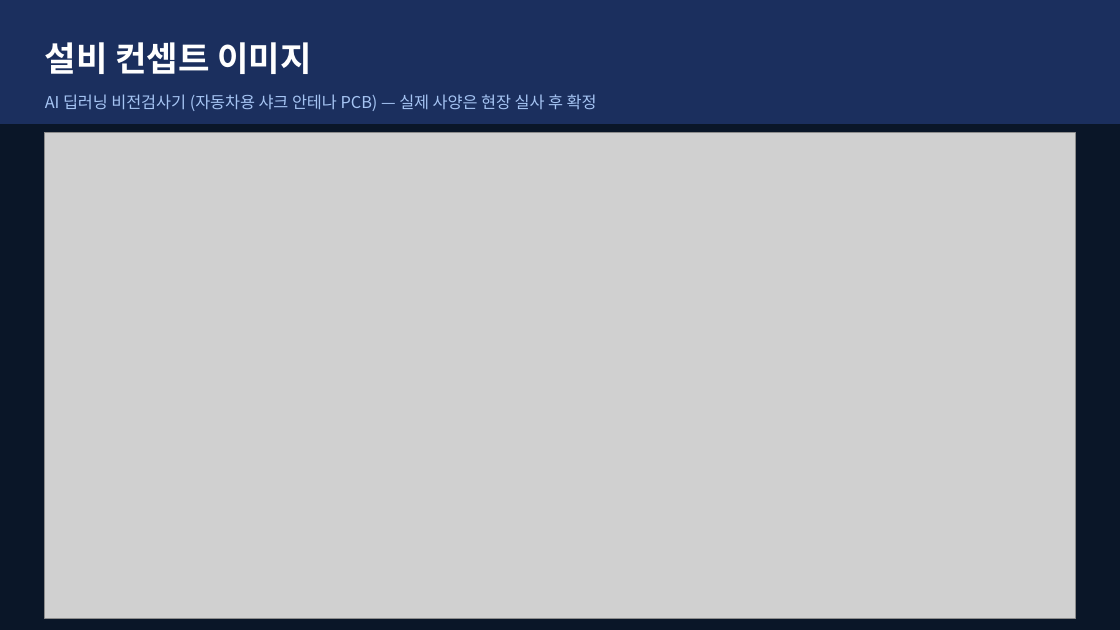
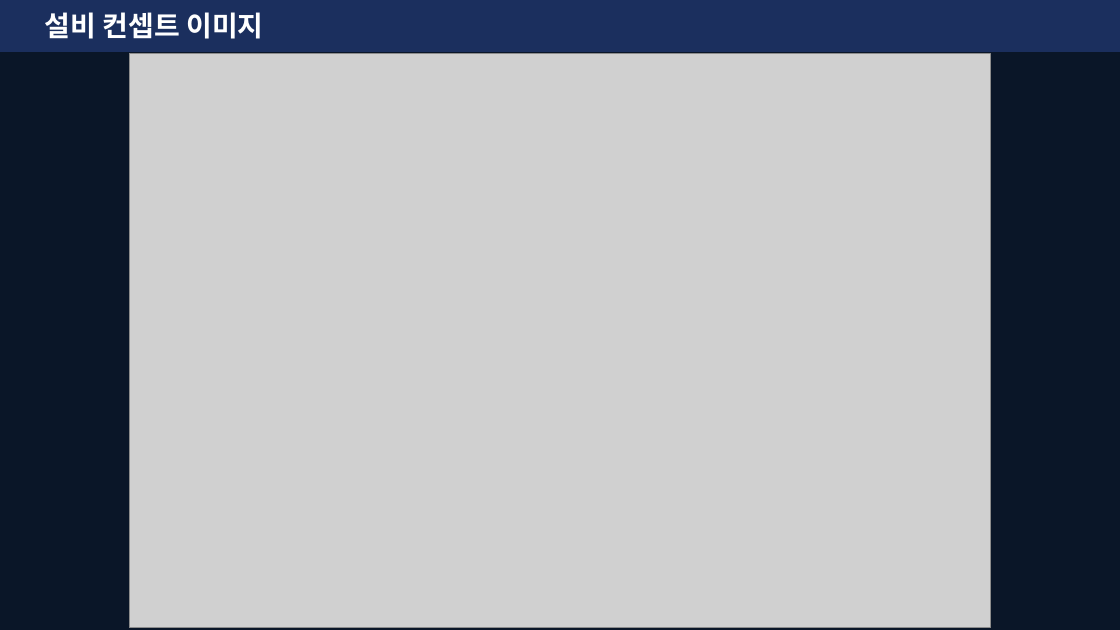
Before and after one commit to Insys-HQ/Insys-review, a slide deck: slide 6 of winnercomb.pptx. Drawn at 1120x630 pixels with LibreOffice and Linux fonts; fonts in the diff are those of the drawing; grey boxes stand for pictures. Boxes give left, top, right and bottom in pixels: in the first picture for what was removed or moved away, otherwise in the second. Text is boxed around its words. In the diff, an @@ line names an element or a change of style, - is before the commit and + after.

Commit message:
Update winnercomb.pptx - concept image ratio fix

```diff
--- a/winnercomb.pptx
+++ b/winnercomb.pptx
@@ rectangle: place and size @@
-rectangle at (0,0,1120,123)
+rectangle at (0,0,1120,52)
@@ text "설비 컨셉트 이미지": place and size @@
-text "설비 컨셉트 이미지" at (45,42,311,74)
+text "설비 컨셉트 이미지" at (45,12,263,39)
@@ text "설비 컨셉트 이미지" at (45,12,263,39): size 22 to 18 pt @@
@@ picture: place and size @@
-picture at (45,132,1075,618)
+picture at (130,54,991,627)
@@ text removed at (45,94,597,111) @@
-AI 딥러닝 비전검사기 (자동차용 샤크 안테나 PCB) — 실제 사양은 현장 실사 후 확정
```
